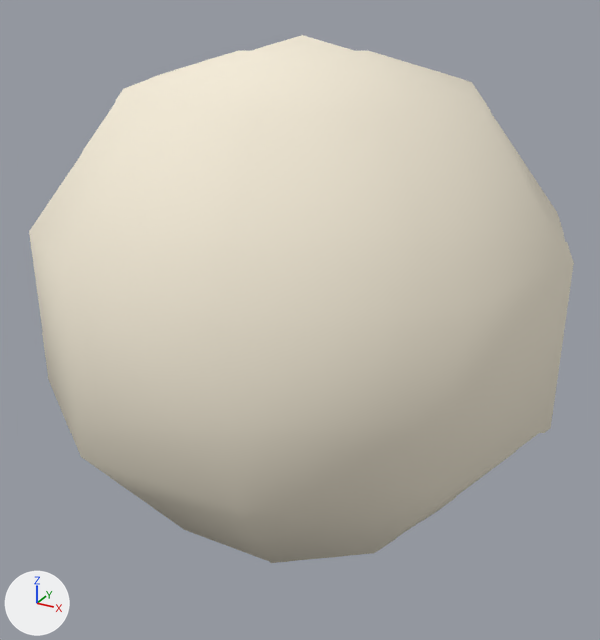
What one commit did to the glTF model public/assets/island/characters/wear/tail_bunny.glb.
Rendered twice from a camera (50 mm lens) standing at (8191.708, 11731.622, -27560.973) and looking at (8191.503, 11731.995, -27561.16). The lights are fixed; the arrows at lower left show +X, +Y and +Z. The picture after the commit comes second.
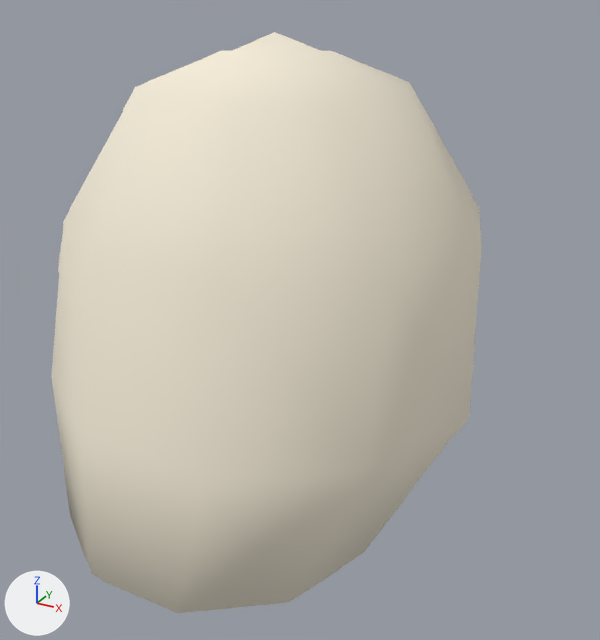
The newer file is also turned or shifted as a whole; pictures and numbers use the older file's frame.

The change, as a list of edits to the scene's bpy script:
```text
Change mat_trim:
    where n0 = _N.new('ShaderNodeBsdfPrincipled'); n0.name = 'Principled BSDF'
    remove n0.inputs[0].default_value = (0.91, 0.84, 0.69, 1.0)  # 'Base Color', pale yellow #f5ecd8
    add n2 = _N.new('ShaderNodeMix'); n2.name = 'Mix'
    add n2.data_type = 'RGBA'
    add n2.blend_type = 'MULTIPLY'
    add n2.inputs[0].default_value = 1.0  # 'Factor'
    add n2.inputs[7].default_value = (0.91, 0.84, 0.69, 1.0)  # 'B', pale yellow #f5ecd8
    add n3 = _N.new('ShaderNodeVertexColor'); n3.name = 'Color Attribute'
    add _L.new(n2.outputs[2], n0.inputs[0])  # 'Result' to 'Base Color'
    add _L.new(n3.outputs[0], n2.inputs[6])  # 'Color' to 'A'
Change me_mesh_0:
    used by ob_mesh_0; location = (0.0, 0.0, 0.0)
    remove me_mesh_0.from_pydata(...)  # 42 vertices, 80 faces; spans x 8191.358..8191.644, y 11731.864..11732.136, z -27561.287..-27561.008
    add me_mesh_0.from_pydata(...)  # 42 vertices, 80 faces; spans x 8191.358..8191.604, y 11731.864..11732.116, z -27561.287..-27561.008
    me_mesh_0 part 1: 42 of 42 vertices moved; they spanned x 8191.358..8191.644, y 11731.864..11732.136, z -27561.287..-27561.008 and now span x 8191.358..8191.604, y 11731.864..11732.116, z -27561.287..-27561.008; mean shift (-0.02, -0.012, -0.001)
    me_mesh_0 part 2: vertex colours changed
```

What differs and where, as boxes (x1, y1, x2, y2) in the pictures (600 x 640 px; the box of a moved part takes in the faces that stretch with it):
'Mesh_0', recoloured, reshaped (21% narrower, 10% taller)
    before: (29, 35, 574, 563)
    after: (51, 32, 482, 613)
part 1 of me_mesh_0, moved or reshaped
    before: (29, 35, 574, 563)
    after: (51, 32, 482, 613)
